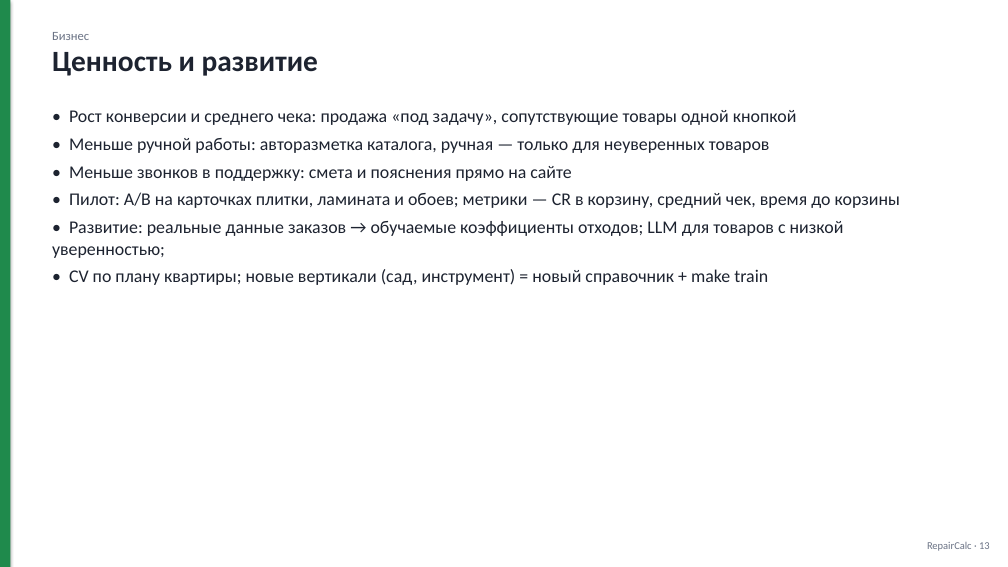
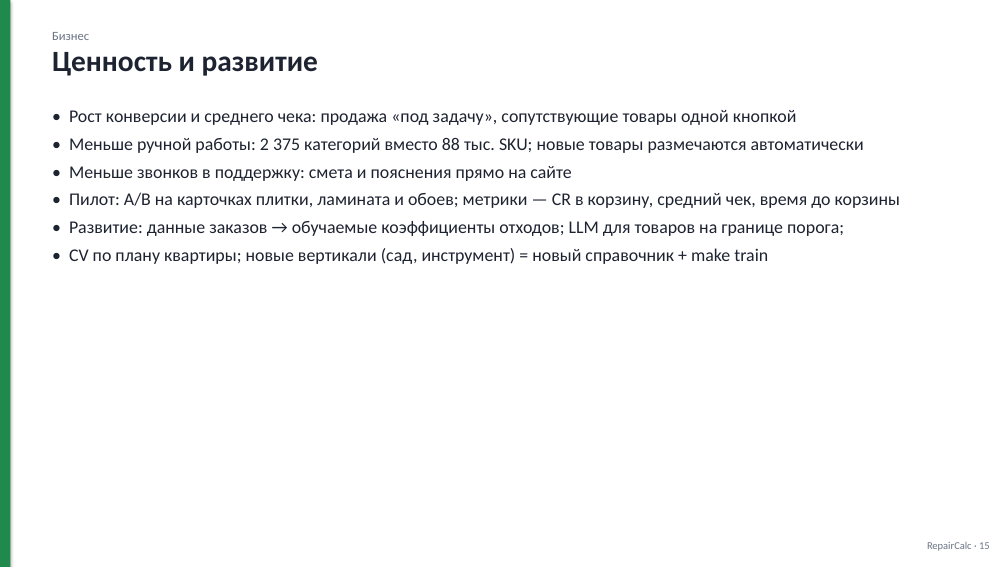
Before and after one commit to kragimov07-rgb/https---github.com-kragimov07-rgb-Clark, a slide deck: slide 15 of docs/RepairCalc.pptx (slide 13 before the commit). Drawn at 1008x567 pixels with LibreOffice and Linux fonts; fonts in the diff are those of the drawing. Boxes give left, top, right and bottom in pixels: in the first picture for what was removed or moved away, otherwise in the second. Text is boxed around its words. In the diff, an @@ line names an element or a change of style, - is before the commit and + after.

```diff
--- a/docs/RepairCalc.pptx
+++ b/docs/RepairCalc.pptx
@@ text at box(69, 138, 864, 153): text changed @@
-• Меньше ручной работы: авторазметка каталога, ручная — только для неуверенных товаров
+• Меньше ручной работы: 2 375 категорий вместо 88 тыс. SKU; новые товары размечаются автоматически
@@ text at box(69, 221, 844, 236): text changed @@
-• Развитие: реальные данные заказов → обучаемые коэффициенты отходов; LLM для товаров с низкой уверенностью;
+• Развитие: данные заказов → обучаемые коэффициенты отходов; LLM для товаров на границе порога;
```
Also in this commit, not shown: 13 other slides changed, 2 slides added, 31 other files.
